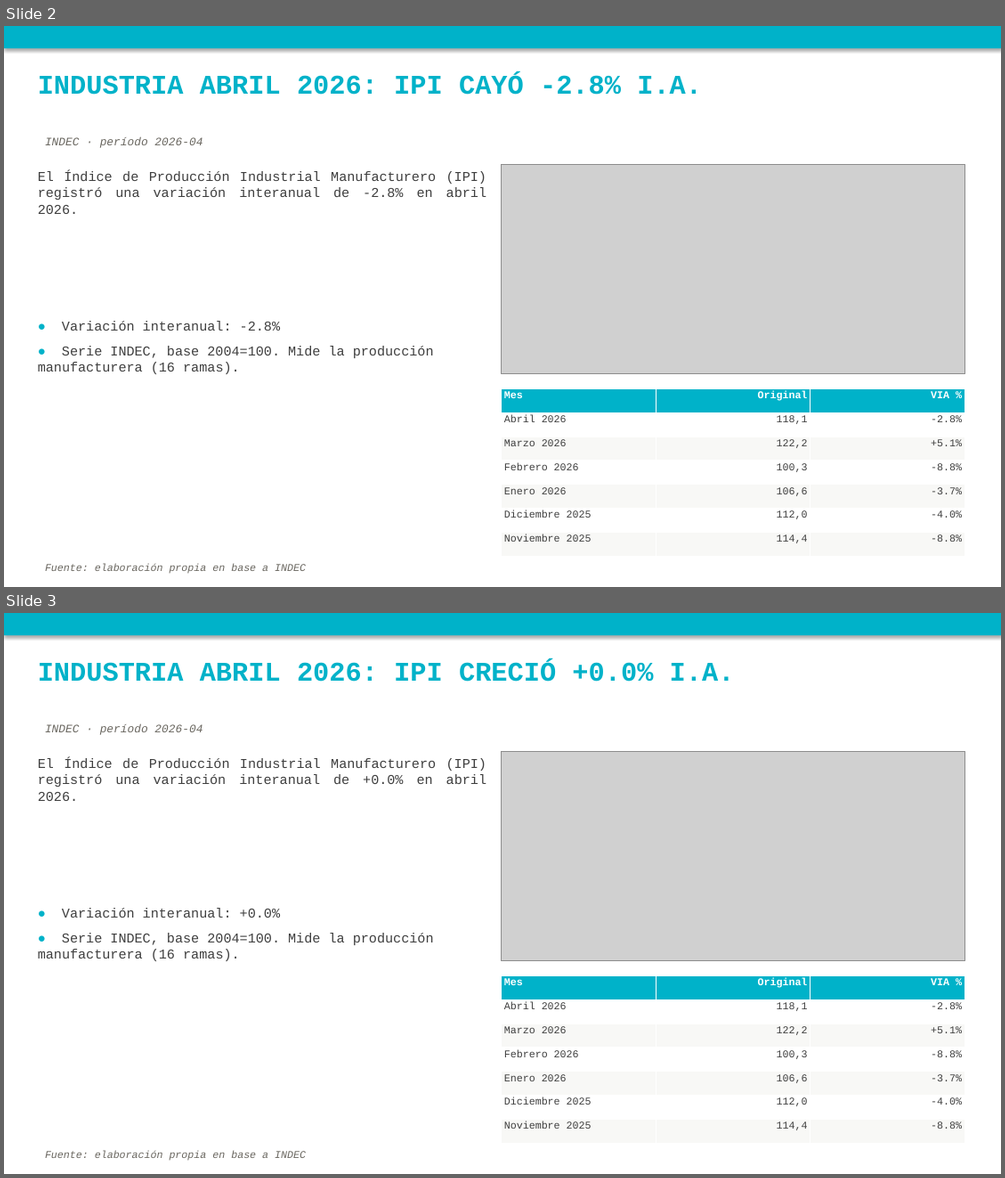
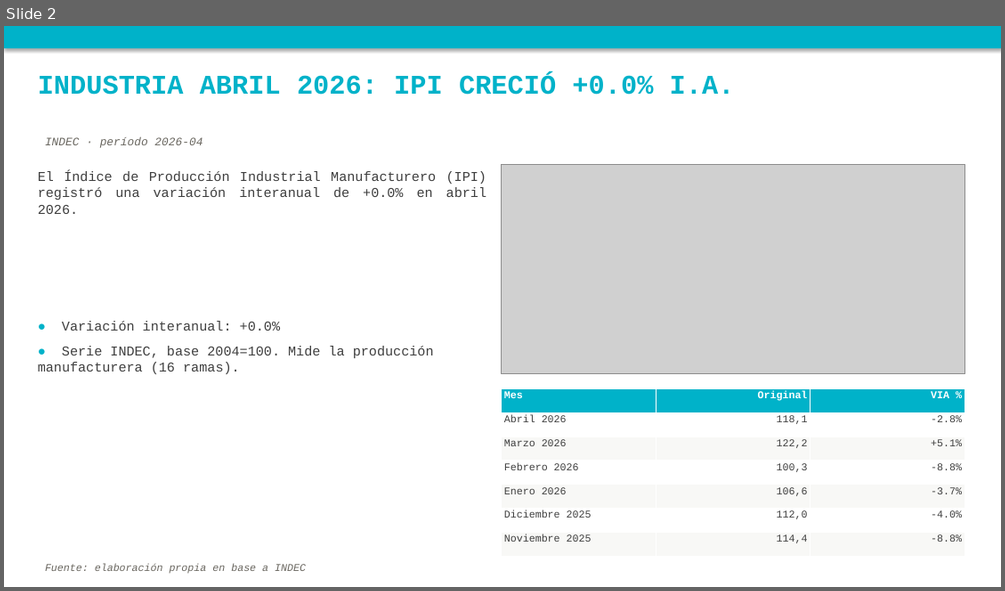
Before and after one commit to nwalovnik/boludos-ppt, a slide deck: publicaciones_semana.pptx. Shown one above the other, each under a label of ours: slides 2 and 3 before the commit, slide 2 after it. The pictures are 1005x1178 and 1005x591 pixels, drawn with LibreOffice and Linux fonts; fonts in the diff are those of the drawing; grey boxes stand for pictures. Boxes give left, top, right and bottom in pixels: in the first picture for what was removed or moved away, otherwise in the second. Text is boxed around its words. In the diff, an @@ line names an element or a change of style, - is before the commit and + after.

```diff
--- a/publicaciones_semana.pptx
+++ b/publicaciones_semana.pptx
@@ slide 2 removed at [4, 26, 1001, 587], background #FFFFFF @@
@@ rectangle removed at [4, 26, 1001, 48] @@
@@ text removed at [38, 74, 702, 95] @@
-INDUSTRIA ABRIL 2026: IPI CAYÓ -2.8% I.A.
@@ text removed at [45, 137, 202, 148] @@
-INDEC · período 2026-04
@@ text removed at [38, 171, 486, 214] @@
-El Índice de Producción Industrial Manufacturero (IPI) registró una variación interanual de -2.8% en abril 2026.
@@ picture removed at [502, 164, 965, 374] @@
@@ text removed at [38, 321, 434, 374] @@
-● Variación interanual: -2.8%
-● Serie INDEC, base 2004=100. Mide la producción manufacturera (16 ramas).
@@ table removed at [502, 389, 966, 556], 7 rows, 3 columns @@
-Mes | Original | VIA %
-Abril 2026 | 118,1 | -2.8%
-Marzo 2026 | 122,2 | +5.1%
-Febrero 2026 | 100,3 | -8.8%
-Enero 2026 | 106,6 | -3.7%
-Diciembre 2025 | 112,0 | -4.0%
-Noviembre 2025 | 114,4 | -8.8%
@@ text removed at [45, 563, 306, 573] @@
-Fuente: elaboración propia en base a INDEC
@@ what was slide 3 is now slide 2 @@
```
Also in this commit, not shown: 1 slide changed, 1 other slide removed, 4 other files.
